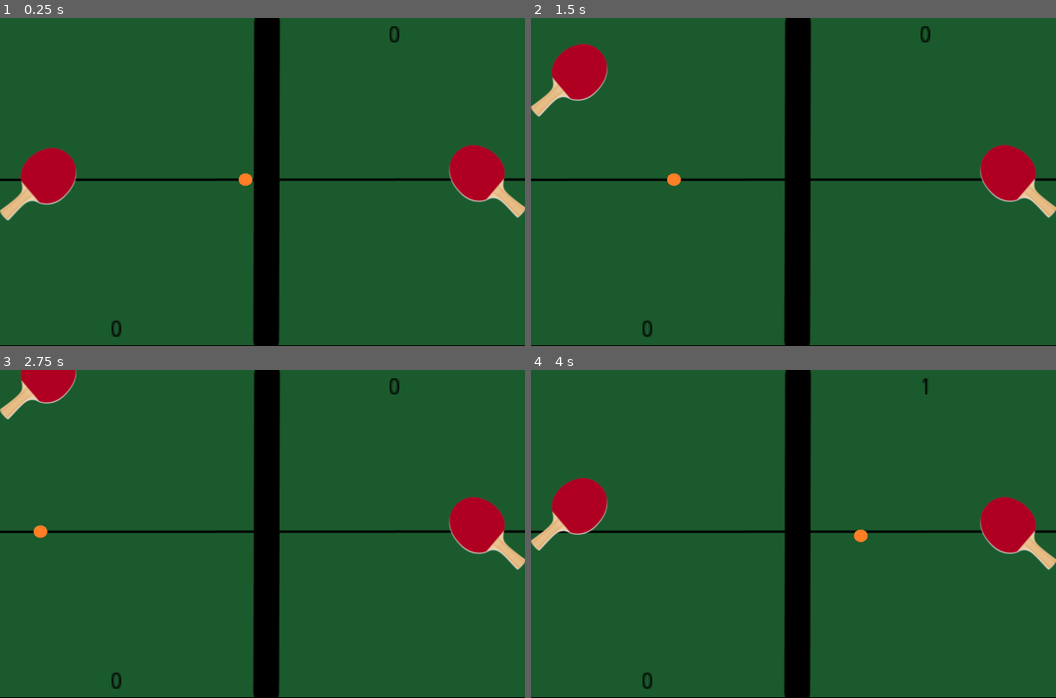
Above: before the commit, frames 1-4 (two rows, left to right).
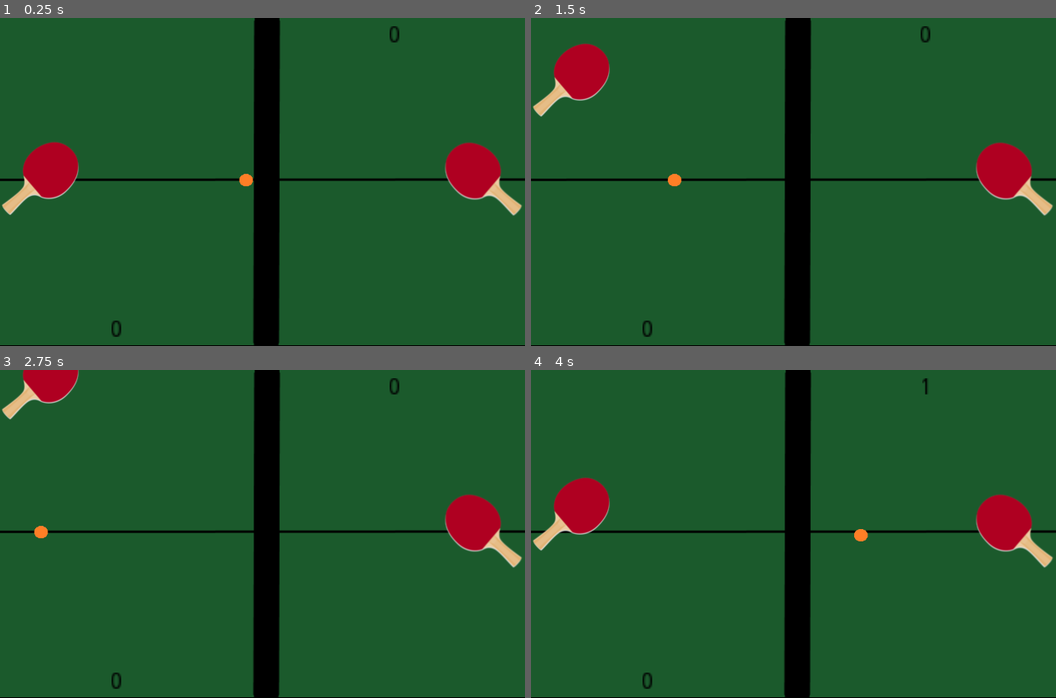
Above: after the commit, the same moments.

Repository: DewaldOosthuizen/2D-Pong
Game: Godot game, scene res://World.tscn
Two runs of this game, one before a commit and one after it. Both use one fixed random seed, a clock stepped at 60 frames per second and the inputs below.
Inputs:
- Up to frame 1 (0.25 s): no input
- Up to frame 2 (1.5 s): hold W (left_up) 0.53-1.28 s; hold S (left_down) from 1.28 s (still down)
- Up to frame 3 (2.75 s): release S (left_down) at 2.03 s; hold W (left_up) from 2.03 s (still down)
- Up to frame 4 (4 s): release W (left_up) at 3.53 s; hold S (left_down) from 3.53 s (still down)

The runs differ from the first frame. In frame 1, 1.3% of the frame differs, in the area x 0-100%, y 37-62%; in frame 2, 1.0%; in frame 3, 0.9%; in frame 4, 1.0%.

Commit message:
Added area2d's and collision shapes

Diff:
--- a/World.gd
+++ b/World.gd
@@ -5,21 +5,32 @@
 export var ballSpeedIncreaseAmount = 1.2; #px
 export var maxBallSpeed = 450 #px
 var screenSize
-var padSize
 var ballDirection = Vector2(-1, 0.0)
-var ballSpeed = initialBallSpeed;
+var ballSpeed = initialBallSpeed
 var leftScore = 0
 var rightScore = 0
 var ballPosition
 var rightPlayerPosition
 var leftPlayerPosition
-var totalFramesLabelDisplays = 10000;
+var totalFramesLabelDisplays = 10000
 var framesLabelDisplays = 0
+
+var playerOne
+var playerTwo
+var playerOneTexture
+var playerTwoTexture
+var ball
+var leftColide
+var rightColide
 
 func _ready():
 	print("Game initiated.")
 	screenSize = get_viewport_rect().size
-	padSize = get_node("rightPlayer").texture.get_size()
+	playerOne = get_node("player1");
+	playerTwo = get_node("player2");
+	playerOneTexture = get_node("player1/leftPlayer");
+	playerTwoTexture = get_node("player2/rightPlayer");
+	ball = get_node("theBall");
 	set_process(true)
 	pass
 
@@ -36,11 +47,11 @@
 
 func _handle_ball_collision(delta):
 	#Colliders
-	var leftColide = Rect2(get_node("leftPlayer").position - padSize*0.7, padSize)
-	var rightColide = Rect2(get_node("rightPlayer").position + padSize*0.7, padSize)
+	var leftColide = Rect2(playerOne.position - playerOneTexture.texture.get_size()*0.7, playerOneTexture.texture.get_size())
+	var rightColide = Rect2(playerTwo.position - playerTwoTexture.texture.get_size()*0.7, playerTwoTexture.texture.get_size())
 
 	#ball position
-	ballPosition = get_node("ball").position
+	ballPosition = ball.position
 
 	ballPosition += ballDirection * ballSpeed * delta
 
@@ -75,7 +86,7 @@
 
 func _control_left_player(delta):
 	#Control left player movement
-	leftPlayerPosition = get_node("leftPlayer").position
+	leftPlayerPosition = playerOne.position
 	if (leftPlayerPosition.y > 0 and Input.is_action_pressed("left_up")):
 		leftPlayerPosition.y += -playerSpeed * delta
 
@@ -87,7 +98,7 @@
 
 func _control_right_player(delta):
 	#Control right player movement
-	rightPlayerPosition = get_node("rightPlayer").position
+	rightPlayerPosition = playerTwo.position
 	if (rightPlayerPosition.y > 0 and Input.is_action_pressed("ui_up")):
 		rightPlayerPosition.y += -playerSpeed * delta
 
@@ -99,9 +110,9 @@
 
 func _set_all_variables():
 	#set all new variables values
-	get_node("ball").position = ballPosition
-	get_node("leftPlayer").position = leftPlayerPosition
-	get_node("rightPlayer").position = rightPlayerPosition
+	ball.position = ballPosition
+	playerOne.position = leftPlayerPosition
+	playerTwo.position = rightPlayerPosition
 	get_node("leftScore").set_text(str(leftScore))
 	get_node("rightScore").set_text(str(rightScore))
 
--- a/World.tscn
+++ b/World.tscn
@@ -1,27 +1,22 @@
-[gd_scene load_steps=5 format=2]
+[gd_scene load_steps=8 format=2]
 
 [ext_resource path="res://World.gd" type="Script" id=1]
-[ext_resource path="res://Pong Resource/bat.png" type="Texture" id=2]
-[ext_resource path="res://Pong Resource/ball-orange.png" type="Texture" id=3]
-[ext_resource path="res://Pong Resource/table.png" type="Texture" id=4]
+[ext_resource path="res://Pong Resource/table.png" type="Texture" id=2]
+[ext_resource path="res://Pong Resource/bat.png" type="Texture" id=3]
+[ext_resource path="res://Pong Resource/ball-orange.png" type="Texture" id=4]
+
+[sub_resource type="CircleShape2D" id=1]
+radius = 32.287
+
+[sub_resource type="CircleShape2D" id=2]
+radius = 32.2991
+
+[sub_resource type="CircleShape2D" id=3]
+radius = 8.36332
 
 [node name="World" type="Node2D"]
 position = Vector2( 3.70123, 1.85062 )
 script = ExtResource( 1 )
-
-[node name="leftPlayer" type="Sprite" parent="."]
-position = Vector2( 42.7164, 200.857 )
-texture = ExtResource( 2 )
-
-[node name="rightPlayer" type="Sprite" parent="."]
-position = Vector2( 590.569, 197.428 )
-texture = ExtResource( 2 )
-flip_h = true
-
-[node name="ball" type="Sprite" parent="."]
-position = Vector2( 320.607, 194.889 )
-scale = Vector2( 0.693746, 0.652236 )
-texture = ExtResource( 3 )
 
 [node name="leftScore" type="RichTextLabel" parent="."]
 margin_left = 130.0
@@ -47,4 +42,48 @@
 show_behind_parent = true
 position = Vector2( 330.789, 197.949 )
 scale = Vector2( 1.04387, 0.949503 )
+texture = ExtResource( 2 )
+
+[node name="player1" type="Node2D" parent="."]
+position = Vector2( 46.4726, 194.117 )
+
+[node name="leftPlayer" type="Sprite" parent="player1"]
+position = Vector2( -1.06935, -0.158997 )
+texture = ExtResource( 3 )
+
+[node name="Area2D" type="Area2D" parent="player1"]
+position = Vector2( 11.6081, -14.1212 )
+
+[node name="CollisionShape2D" type="CollisionShape2D" parent="player1/Area2D"]
+position = Vector2( -0.157898, 3.47371 )
+shape = SubResource( 1 )
+
+[node name="player2" type="Node2D" parent="."]
+position = Vector2( 586.603, 195.534 )
+
+[node name="rightPlayer" type="Sprite" parent="player2"]
+position = Vector2( -0.922729, -0.899918 )
+texture = ExtResource( 3 )
+flip_h = true
+
+[node name="Area2D" type="Area2D" parent="player2"]
+position = Vector2( -15.8742, -12.7713 )
+
+[node name="CollisionShape2D" type="CollisionShape2D" parent="player2/Area2D"]
+position = Vector2( 1.29993, 1.74997 )
+shape = SubResource( 2 )
+
+[node name="theBall" type="Node2D" parent="."]
+position = Vector2( 321.235, 196.233 )
+
+[node name="ball" type="Sprite" parent="theBall"]
+position = Vector2( 0.106903, -0.645218 )
+scale = Vector2( 0.693746, 0.652236 )
 texture = ExtResource( 4 )
+
+[node name="Area2D" type="Area2D" parent="theBall"]
+position = Vector2( -0.500122, 0.465546 )
+
+[node name="CollisionShape2D" type="CollisionShape2D" parent="theBall/Area2D"]
+position = Vector2( 0.21106, -0.532776 )
+shape = SubResource( 3 )
